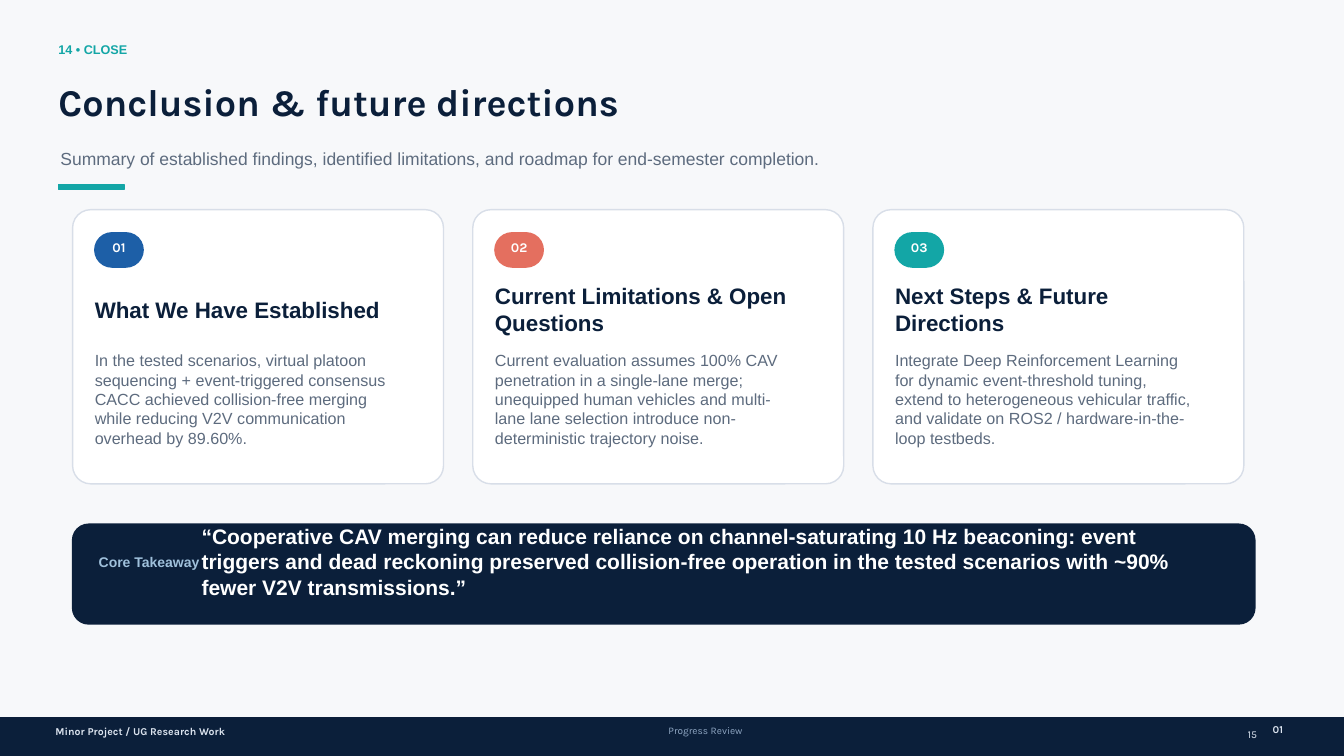
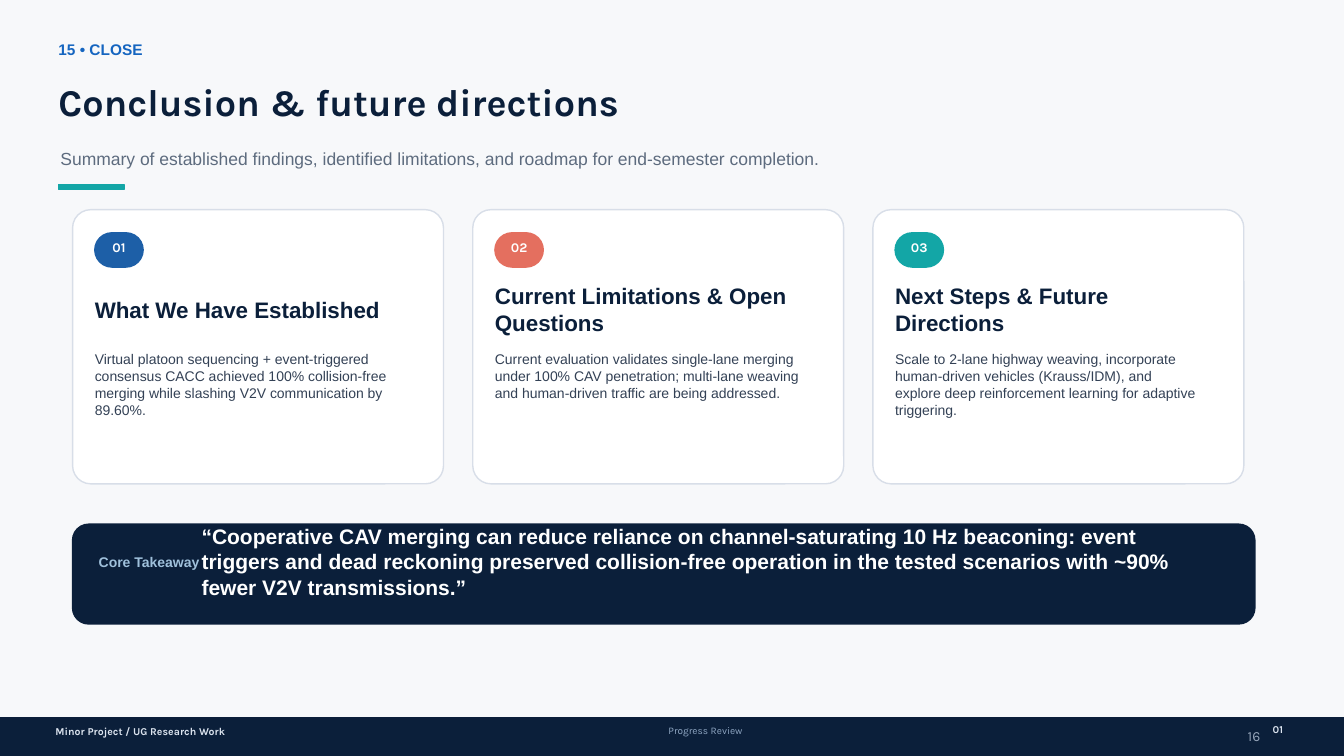
Before and after one commit to swagata025/Rule-based-merging-scenario, a slide deck: slide 16 of Progress_Presentation.pptx (slide 15 before the commit). Drawn at 1344x756 pixels with LibreOffice and Linux fonts; fonts in the diff are those of the drawing. Boxes give left, top, right and bottom in pixels: in the first picture for what was removed or moved away, otherwise in the second. Text is boxed around its words. In the diff, an @@ line names an element or a change of style, - is before the commit and + after.

```diff
--- a/Progress_Presentation.pptx
+++ b/Progress_Presentation.pptx
@@ text at bbox=[58, 44, 142, 55]: text changed; size 9 to 11 pt; text colour #13A6A6 to #1565C0 @@
-14 • CLOSE
+15 • CLOSE
@@ text at bbox=[95, 354, 386, 415]: text changed; size 11.5 to 10 pt; text colour #5D6B7E to #334155 @@
-In the tested scenarios, virtual platoon sequencing + event-triggered consensus CACC achieved collision-free merging while reducing V2V communication overhead by 89.60%.
+Virtual platoon sequencing + event-triggered consensus CACC achieved 100% collision-free merging while slashing V2V communication by 89.60%.
@@ text at bbox=[495, 354, 798, 401]: text changed; size 11.5 to 10 pt; text colour #5D6B7E to #334155 @@
-Current evaluation assumes 100% CAV penetration in a single-lane merge; unequipped human vehicles and multi-lane lane selection introduce non-deterministic trajectory noise.
+Current evaluation validates single-lane merging under 100% CAV penetration; multi-lane weaving and human-driven traffic are being addressed.
@@ text at bbox=[895, 354, 1196, 418]: text changed; size 11.5 to 10 pt; text colour #5D6B7E to #334155 @@
-Integrate Deep Reinforcement Learning for dynamic event-threshold tuning, extend to heterogeneous vehicular traffic, and validate on ROS2 / hardware-in-the-loop testbeds.
+Scale to 2-lane highway weaving, incorporate human-driven vehicles (Krauss/IDM), and explore deep reinforcement learning for adaptive triggering.
@@ text at bbox=[1248, 732, 1261, 741]: text changed; size 7.5 to 10 pt; text colour #DCE4EF to #94A3B8 @@
-15
+16
```
Also in this commit, not shown: 13 other slides changed, 1 slide added, 4 other files.
